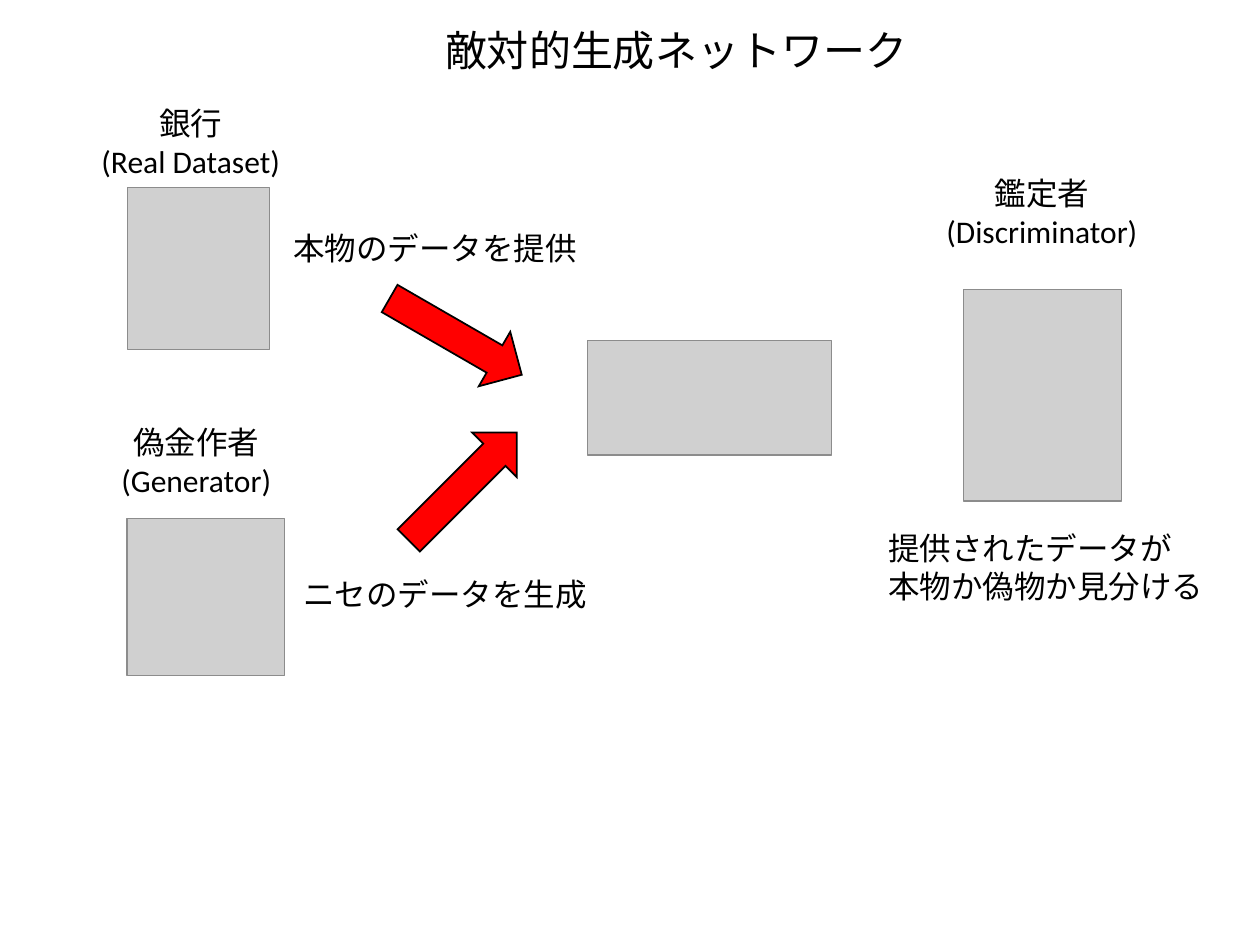
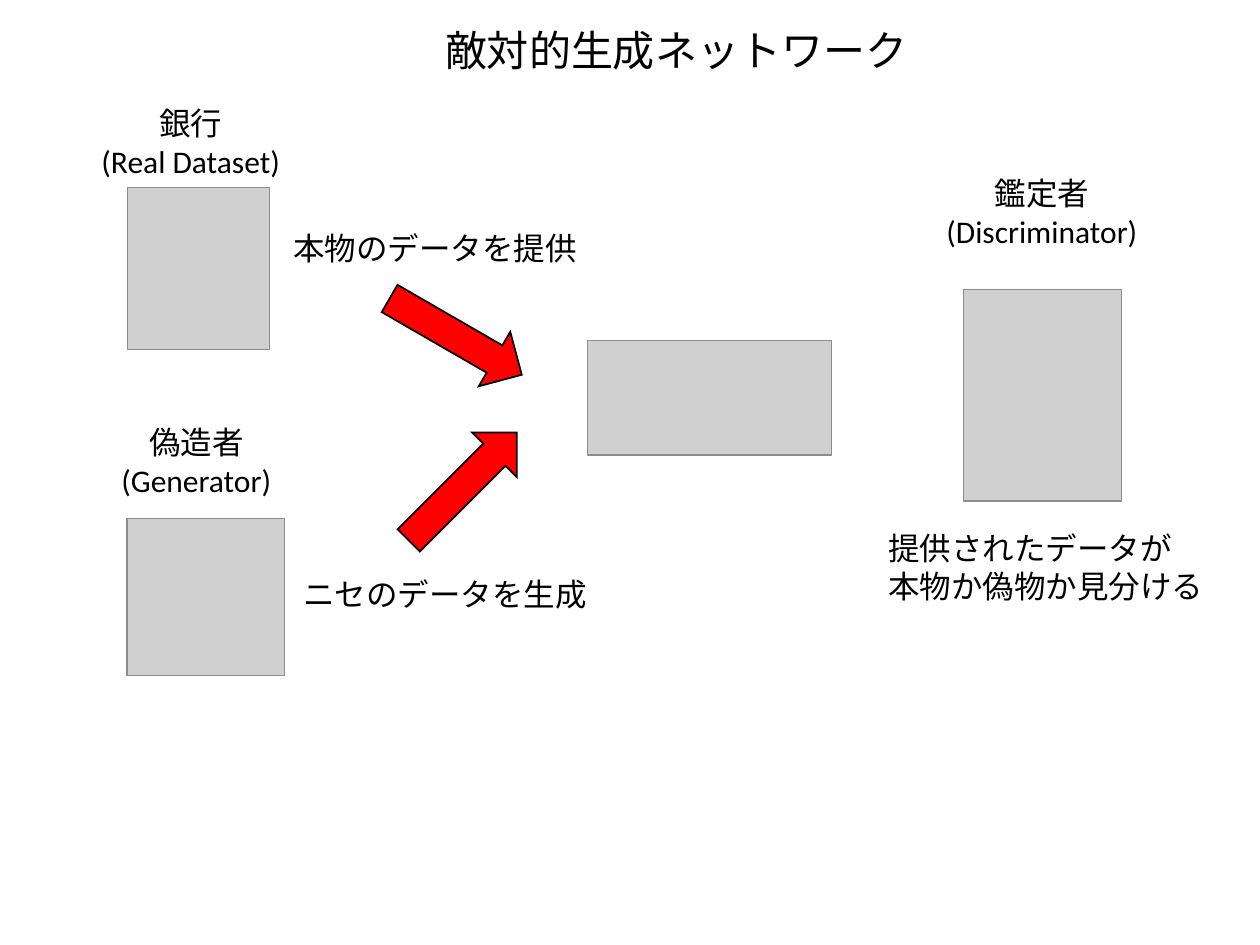
Before and after one commit to kaityo256/python_zero, a slide deck: slide 1 of gan/fig/fig.pptx. Drawn at 1260x945 pixels with LibreOffice and Linux fonts; fonts in the diff are those of the drawing; grey boxes stand for pictures. Boxes give left, top, right and bottom in pixels: in the first picture for what was removed or moved away, otherwise in the second. Text is boxed around its words. In the diff, an @@ line names an element or a change of style, - is before the commit and + after.

```diff
--- a/gan/fig/fig.pptx
+++ b/gan/fig/fig.pptx
@@ text at box(149, 427, 243, 457): text changed @@
-偽金作者
+偽造者
```
Also in this commit, not shown: 3 other files.
